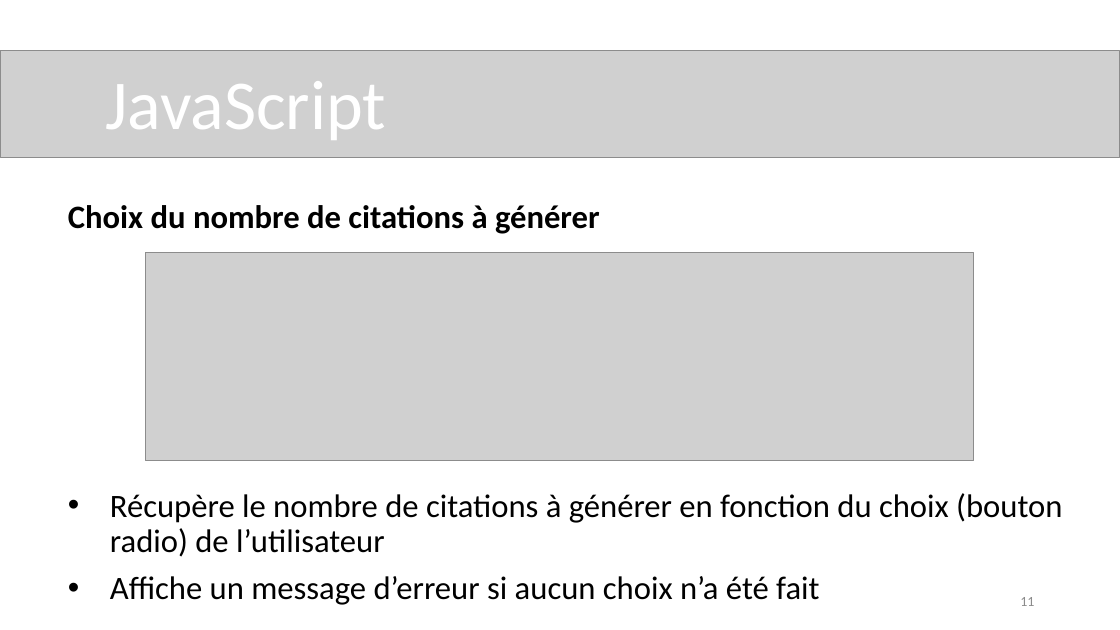
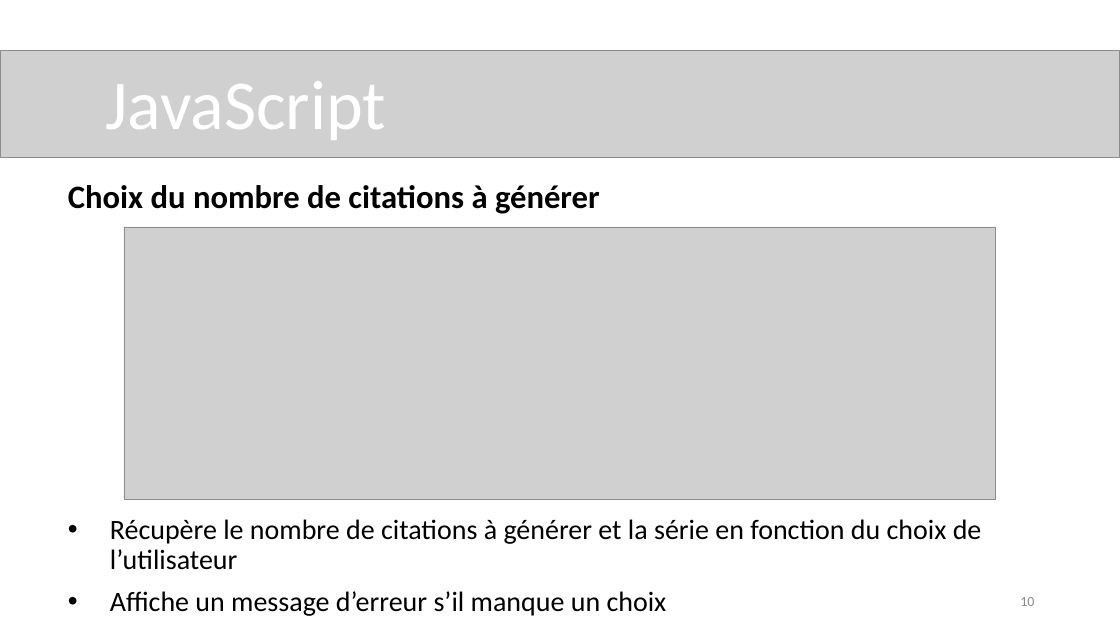
Before and after one commit to nmdoir/p5_citations, a slide deck: slide 10 of Présentation Générateur de citations.pptx (slide 11 before the commit). Drawn at 1120x630 pixels with LibreOffice and Linux fonts; fonts in the diff are those of the drawing; grey boxes stand for pictures. Boxes give left, top, right and bottom in pixels: in the first picture for what was removed or moved away, otherwise in the second. Text is boxed around its words. In the diff, an @@ line names an element or a change of style, - is before the commit and + after.

Commit message:
ppt présentation

```diff
--- a/Présentation Générateur de citations.pptx
+++ b/Présentation Générateur de citations.pptx
@@ subtitle "Choix du nombre de citations ...": place and size @@
-subtitle "Choix du nombre de citations ..." at <box>68,205,1062,605</box>
+subtitle "Choix du nombre de citations ..." at <box>68,185,982,616</box>
@@ picture: place and size @@
-picture at <box>145,252,974,460</box>
+picture at <box>124,227,996,500</box>
@@ subtitle at <box>110,519,982,616</box>: text changed; size 28 to 24 pt @@
-• Récupère le nombre de citations à générer en fonction du choix (bouton radio) de l’utilisateur
-• Affiche un message d’erreur si aucun choix n’a été fait
+• Récupère le nombre de citations à générer et la série en fonction du choix de l’utilisateur
+• Affiche un message d’erreur s’il manque un choix
@@ page number at <box>1020,597,1034,606</box>: text changed @@
-11
+10
```
Also in this commit, not shown: 5 other slides changed, 1 slide removed, 2 other files.
